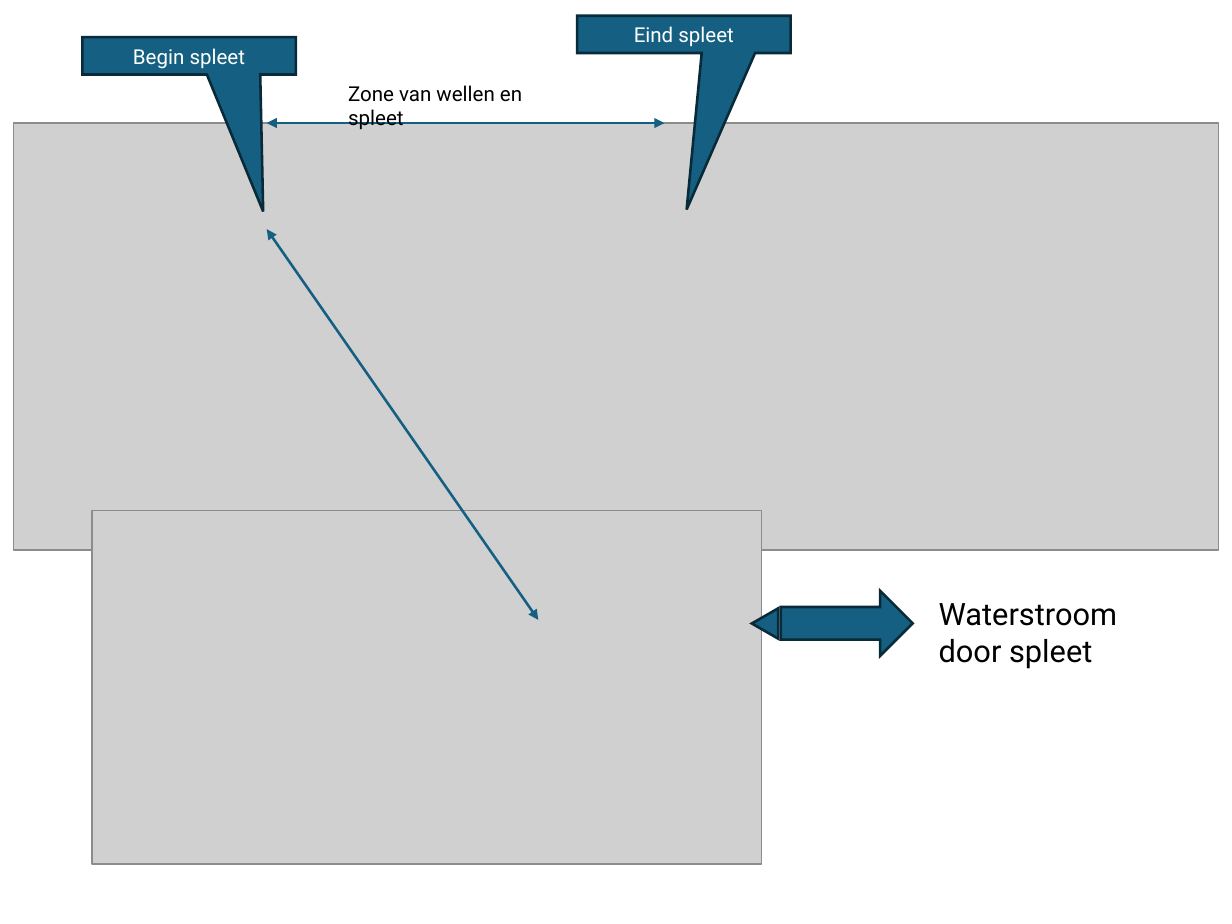
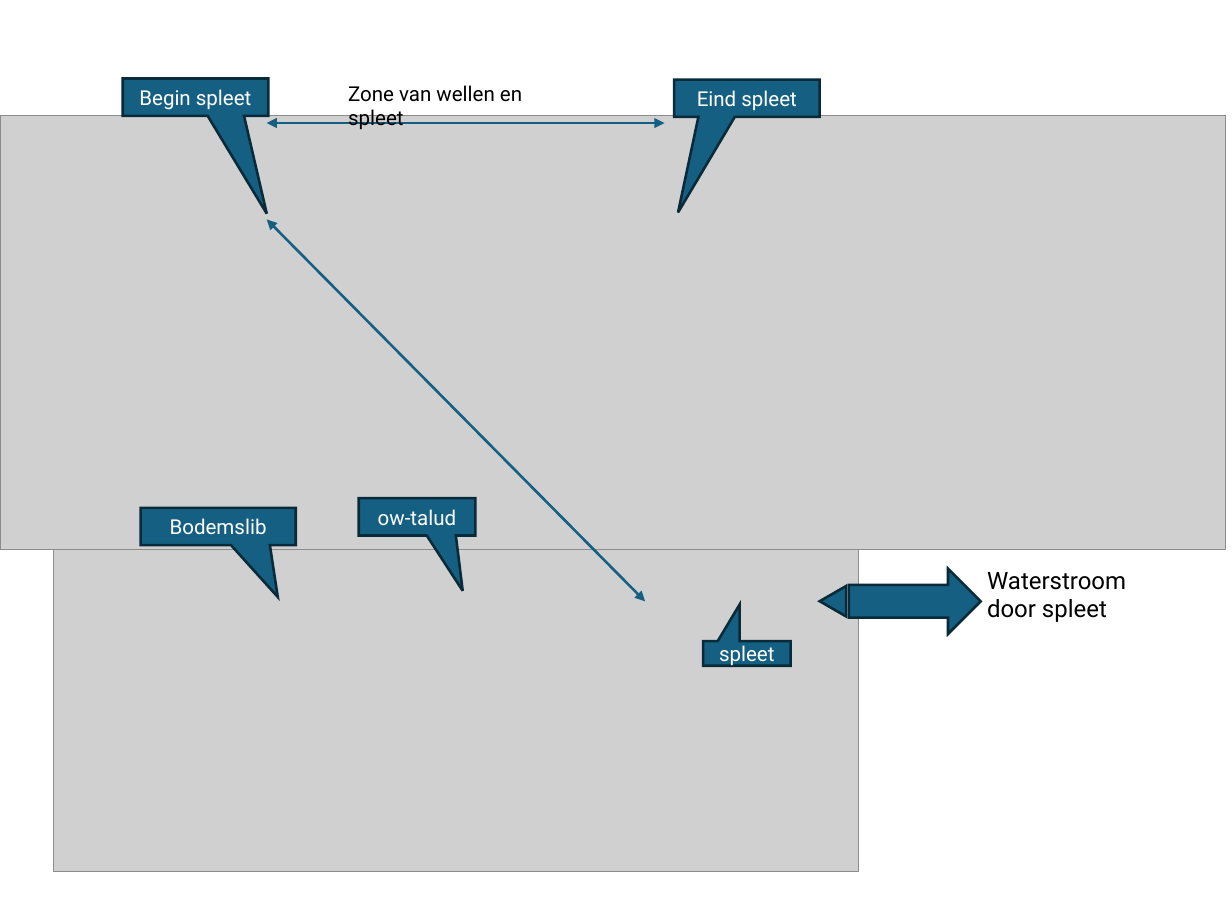
Before and after one commit to Olsthoorn/mf6lab, a slide deck: slide 18 of Projects/ARK_RWS/images/Plaatjes_RWS_ARK.pptx. Drawn at 1232x924 pixels with LibreOffice and Linux fonts; fonts in the diff are those of the drawing; grey boxes stand for pictures. Boxes give left, top, right and bottom in pixels: in the first picture for what was removed or moved away, otherwise in the second. Text is boxed around its words. In the diff, an @@ line names an element or a change of style, - is before the commit and + after.

```diff
--- a/Projects/ARK_RWS/images/Plaatjes_RWS_ARK.pptx
+++ b/Projects/ARK_RWS/images/Plaatjes_RWS_ARK.pptx
@@ speech box "Begin spleet" at [123,79,269,116]: proportions changed @@
@@ speech box "Begin spleet": place and size @@
-speech box "Begin spleet" at [83,37,296,74]
+speech box "Begin spleet" at [123,79,269,116]
@@ speech box "Eind spleet": place and size @@
-speech box "Eind spleet" at [577,16,790,53]
+speech box "Eind spleet" at [674,80,819,117]
@@ speech box "Eind spleet" at [674,80,819,117]: proportions changed @@
@@ picture: place and size @@
-picture at [14,123,1218,551]
+picture at [0,116,1226,549]
@@ double arrow moved from (266, 229) - (538, 620) to (266, 219) - (646, 601) @@
@@ picture: place and size @@
-picture at [92,510,761,864]
+picture at [53,501,859,872]
@@ speech box added at [140,508,296,545], fill #156082, outline #092A39 1.5 pt, 12 pt, text #FFFFFF @@
+Bodemslib
@@ speech box added at [359,498,476,535], fill #156082, outline #092A39 1.5 pt, 12 pt, text #FFFFFF @@
+ow-talud
@@ right arrow: place and size @@
-right arrow at [781,591,913,657]
+right arrow at [849,569,981,634]
@@ text "Waterstroom door spleet": place and size @@
-text "Waterstroom door spleet" at [939,603,1118,669]
+text "Waterstroom door spleet" at [987,572,1126,622]
@@ text "Waterstroom door spleet" at [987,572,1126,622]: size 18 to 14 pt @@
@@ triangle: place and size @@
-triangle at [752,600,792,638]
+triangle at [820,578,859,616]
@@ speech box added at [703,641,791,665], fill #156082, outline #092A39 1.5 pt, 12 pt, text #FFFFFF @@
+spleet
```
Also in this commit, not shown: 1 other slide changed, 3 slides added, 7 other files.
